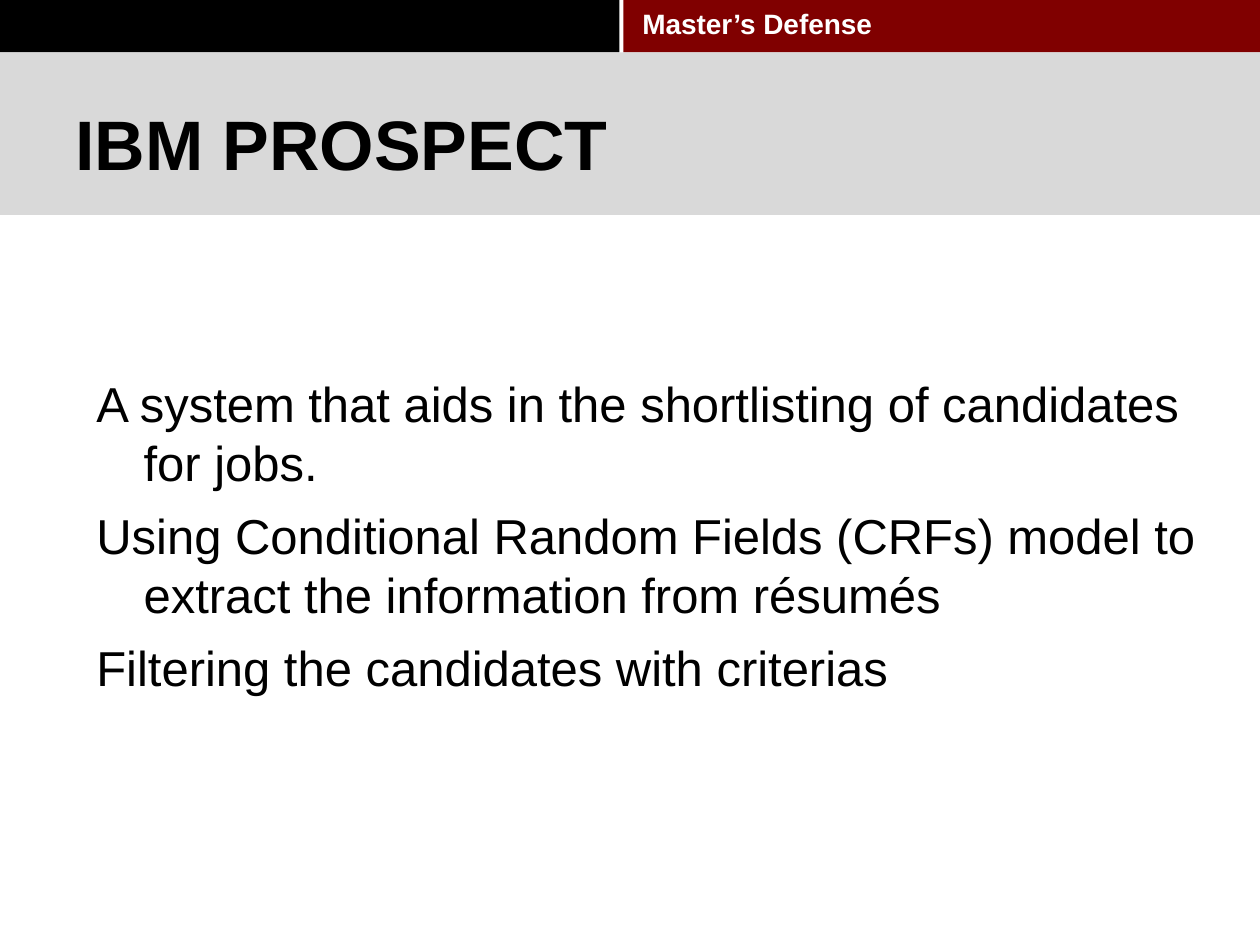
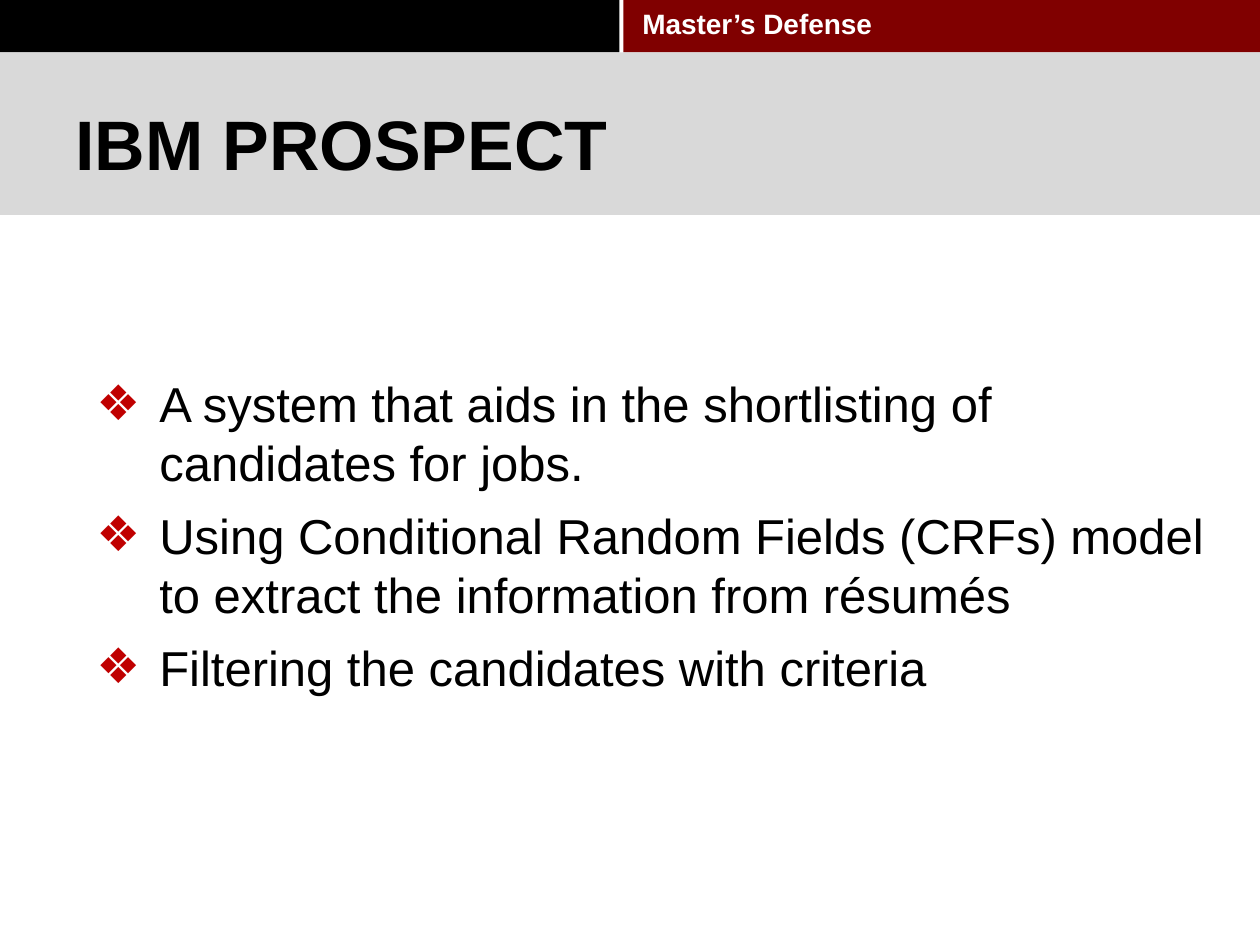
Before and after one commit to pkushiqiang/thesis, a slide deck: slide 14 of media/Master's thesis-2.pptx. Drawn at 1260x945 pixels with LibreOffice and Linux fonts; fonts in the diff are those of the drawing; background and template pictures are left out. Boxes give left, top, right and bottom in pixels: in the first picture for what was removed or moved away, otherwise in the second. Text is boxed around its words. In the diff, an @@ line names an element or a change of style, - is before the commit and + after.

```diff
--- a/media/Master's thesis-2.pptx
+++ b/media/Master's thesis-2.pptx
@@ text at box(159, 386, 1203, 614): bullet none to ❖ @@
@@ text at box(159, 650, 927, 696): text changed @@
-Filtering the candidates with criterias
+❖ Filtering the candidates with criteria
```
Also in this commit, not shown: 23 other slides changed.
